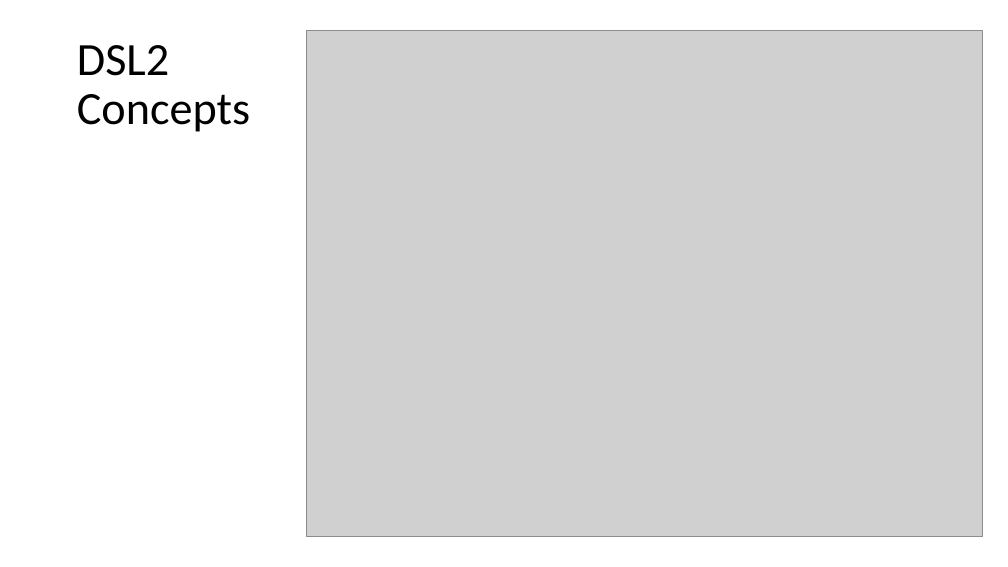
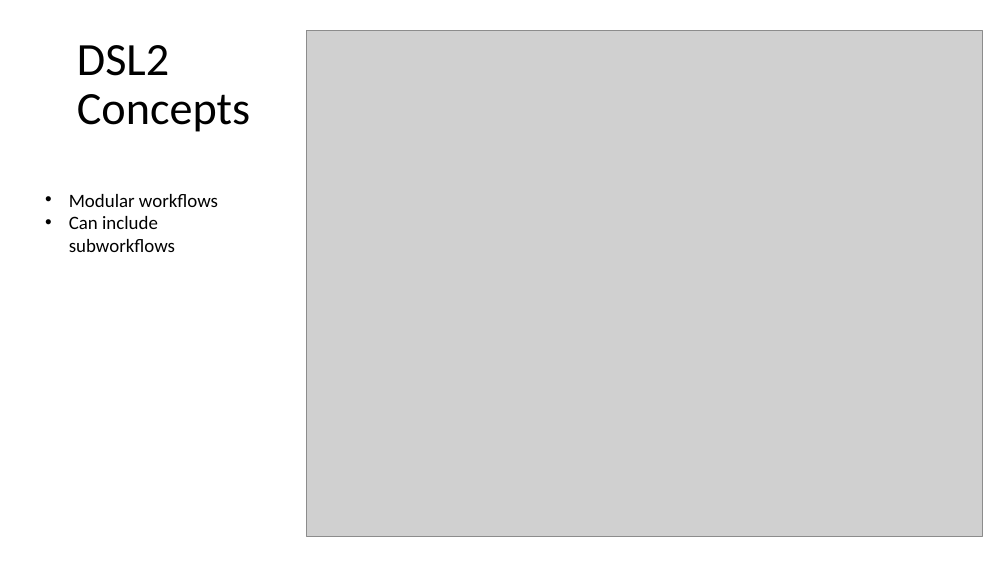
Before and after one commit to RSC-RP/rnaseq_count_nf, a slide deck: slide 3 of nextflow_overview.pptx. Drawn at 1008x567 pixels with LibreOffice and Linux fonts; fonts in the diff are those of the drawing; grey boxes stand for pictures. Boxes give left, top, right and bottom in pixels: in the first picture for what was removed or moved away, otherwise in the second. Text is boxed around its words. In the diff, an @@ line names an element or a change of style, - is before the commit and + after.

```diff
--- a/nextflow_overview.pptx
+++ b/nextflow_overview.pptx
@@ text added at box(69, 194, 218, 252), 18 pt, text #000000 @@
+• Modular workflows
+• Can include subworkflows
```
Also in this commit, not shown: 3 other slides changed, 8 other files.
